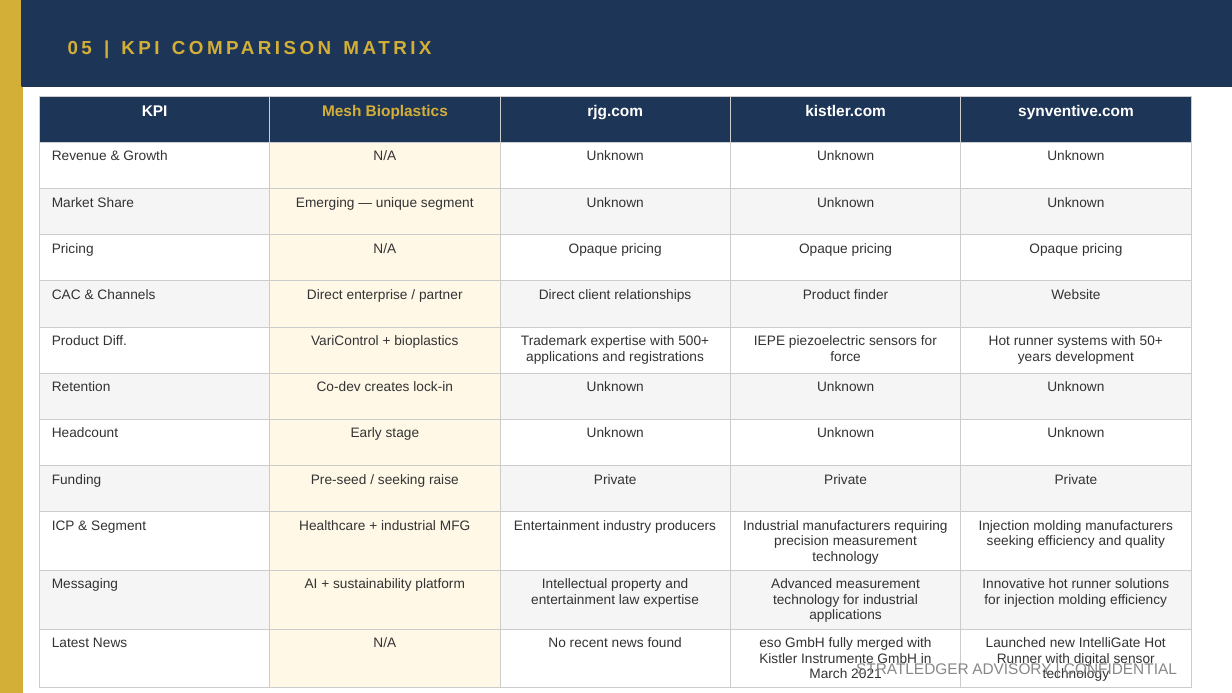
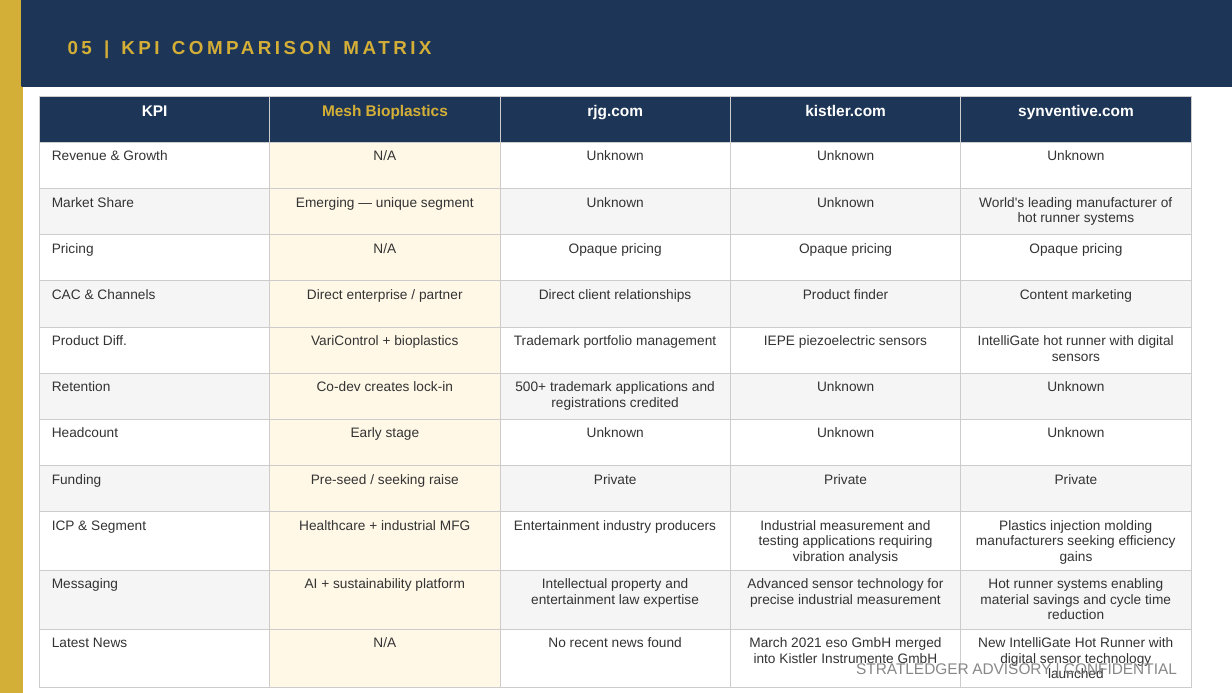
Before and after one commit to apexmakeshop-dot/droplet-commands, a slide deck: slide 9 of mesh_bioplastics_CI_Report.pptx. Drawn at 1232x693 pixels with LibreOffice and Linux fonts; fonts in the diff are those of the drawing. Boxes give left, top, right and bottom in pixels: in the first picture for what was removed or moved away, otherwise in the second. Text is boxed around its words. In the diff, an @@ line names an element or a change of style, - is before the commit and + after.

Commit message:
CI Report: Mesh Bioplastics

```diff
--- a/mesh_bioplastics_CI_Report.pptx
+++ b/mesh_bioplastics_CI_Report.pptx
@@ table at (39,96,1191,682) @@
-row 3, column 5: Unknown
+row 3, column 5: World's leading manufacturer of hot runner systems
-row 5, column 5: Website
+row 5, column 5: Content marketing
-row 6: Product Diff. | VariControl + bioplastics | Trademark expertise with 500+ applications and registrations | IEPE piezoelectric sensors for force | Hot runner systems with 50+ years development
+row 6: Product Diff. | VariControl + bioplastics | Trademark portfolio management | IEPE piezoelectric sensors | IntelliGate hot runner with digital sensors
-row 7, column 3: Unknown
+row 7, column 3: 500+ trademark applications and registrations credited
-row 10, column 4: Industrial manufacturers requiring precision measurement technology
+row 10, column 4: Industrial measurement and testing applications requiring vibration analysis
-row 10, column 5: Injection molding manufacturers seeking efficiency and quality
+row 10, column 5: Plastics injection molding manufacturers seeking efficiency gains
-row 11, column 4: Advanced measurement technology for industrial applications
+row 11, column 4: Advanced sensor technology for precise industrial measurement
-row 11, column 5: Innovative hot runner solutions for injection molding efficiency
+row 11, column 5: Hot runner systems enabling material savings and cycle time reduction
-row 12, column 4: eso GmbH fully merged with Kistler Instrumente GmbH in March 2021
+row 12, column 4: March 2021 eso GmbH merged into Kistler Instrumente GmbH
-row 12, column 5: Launched new IntelliGate Hot Runner with digital sensor technology
+row 12, column 5: New IntelliGate Hot Runner with digital sensor technology launched
```
Also in this commit, not shown: 4 other slides changed.
